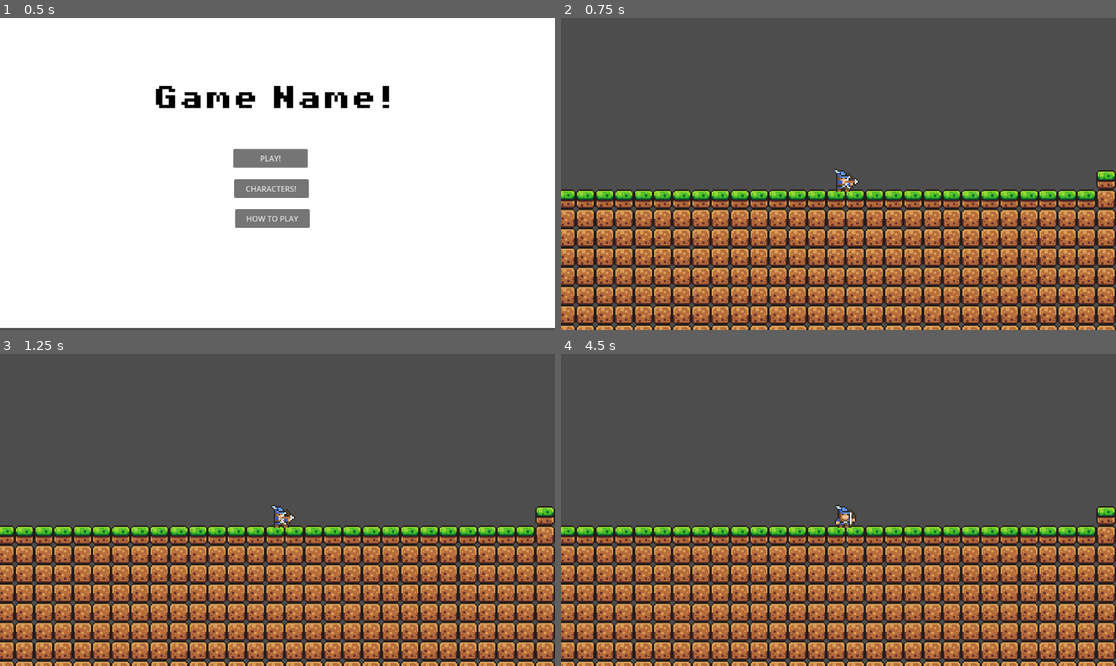
Above: before the commit, frames 1-4 (two rows, left to right).
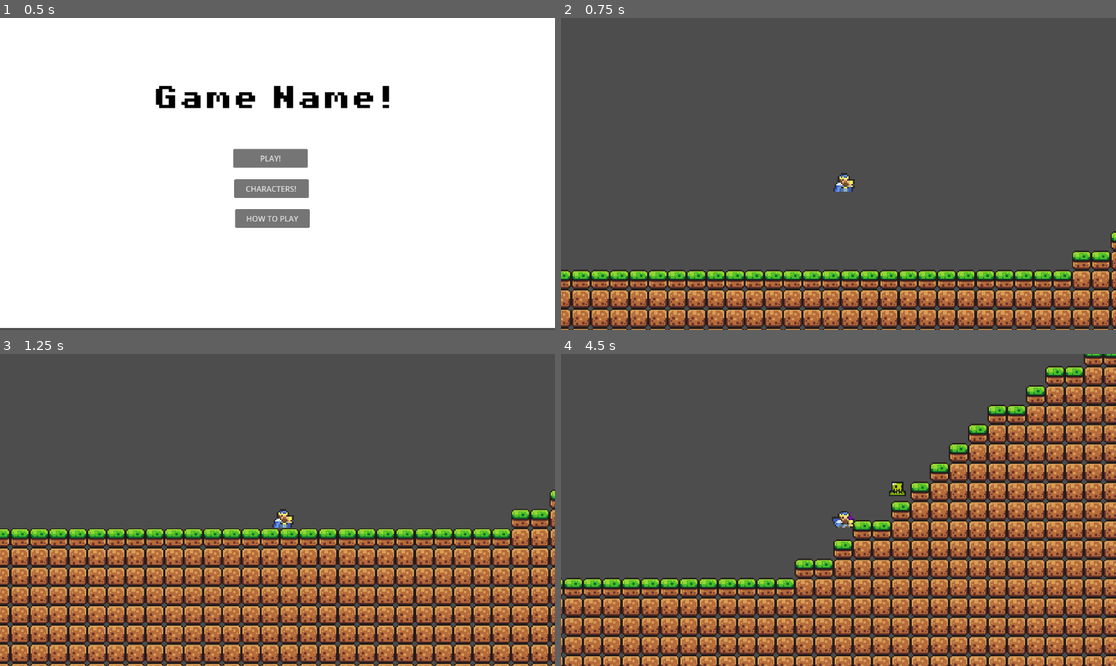
Above: after the commit, the same moments.

Repository: Eminence-dev12/-TheCoolCreativePeople--Haven_Hackclub_Game
Game: Godot game, scene res://scenes/main_menu.tscn
Two runs of this game, one before a commit and one after it. Both use one fixed random seed, a clock stepped at 60 frames per second and the inputs below.
Inputs:
- Up to frame 1 (0.5 s): no input
- Up to frame 2 (0.75 s): click "PLAY!" at 0.5 s
- Up to frame 3 (1.25 s): no input
- Up to frame 4 (4.5 s): hold Right (ui_right) 1.28-2.78 s; tap Space (jump) at 1.52, 2.27, 3.77 s; hold Left (ui_left) 2.78-3.53 s; hold Right (ui_right) from 3.53 s (still down)

Frame 1 is identical in both runs. In frame 2, 40% of the frame differs, in the area x 0-100%, y 48-100%; in frame 3, 33%; in frame 4, 52%, in the area x 0-100%, y 0-100%.
Error before the commit: Trying to assign value of type 'CharacterBody2D' to a variable of type 'RayCast2D'. (res://scenes/archer_enemy.tscn::GDScript_3owqy:2)

Commit message:
Arche
fixed archer model

Diff:
--- a/scenes/archer_enemy.tscn
+++ b/scenes/archer_enemy.tscn
@@ -6,31 +6,22 @@
 [sub_resource type="GDScript" id="GDScript_3owqy"]
 resource_name = "Fire"
 script/source = "extends CharacterBody2D
-@onready var vision: RayCast2D = $\".\"
-@onready var prince: CharacterBody2D = $\".\"
-@onready var mage: CharacterBody2D = $\".\"
-
-
-# Called when the node enters the scene tree for the first time.
-func _ready() -> void:
-	pass # Replace with function body.
-
+@onready var vision: RayCast2D = $vision
 # Called every frame. 'delta' is the elapsed time since the previous frame.
 func _process(delta: float) -> void:
-	if mage:
-		vision.target_position = vision.to_local(mage.global_position)
-		vision.force_raycast_update()
-		if vision.is_colliding():
-			var collider = vision.get_collider()
-			if collider == mage or collider.is_in_group(\"mage\"):
-				print(\"player spotted\")
-	elif prince:
-		vision.target_position = vision.to_local(prince.global_position)
-		vision.force_raycast_update()
-		if vision.is_colliding():
-			var collider = vision.get_collider()
-			if collider == prince or collider.is_in_group(\"prince\"):
-				print(\"player spotted\")
+	var player := get_parent().get_node_or_null(\"Mage\") as CharacterBody2D
+	if player == null:
+		player = get_parent().get_node_or_null(\"Prince\") as CharacterBody2D
+	if player == null:
+		return
+	var target: Vector2 = player.global_position
+	var body := player.get_node_or_null(\"CollisionShape2D\") as CollisionShape2D
+	if body != null:
+		target = body.global_position
+	vision.target_position = vision.to_local(target)
+	vision.force_raycast_update()
+	if vision.is_colliding() and vision.get_collider() == player:
+		print(\"player spotted\")
 "
 
 [sub_resource type="AtlasTexture" id="AtlasTexture_qhqgy"]
@@ -292,9 +283,5 @@
 position = Vector2(5, 9)
 shape = SubResource("CircleShape2D_528ra")
 
-[node name="Camera2D" type="Camera2D" parent="." unique_id=1581874312]
-zoom = Vector2(2.5, 2.5)
-limit_enabled = false
-
 [node name="vision" type="RayCast2D" parent="." unique_id=1483667641]
 target_position = Vector2(-606, 0)
